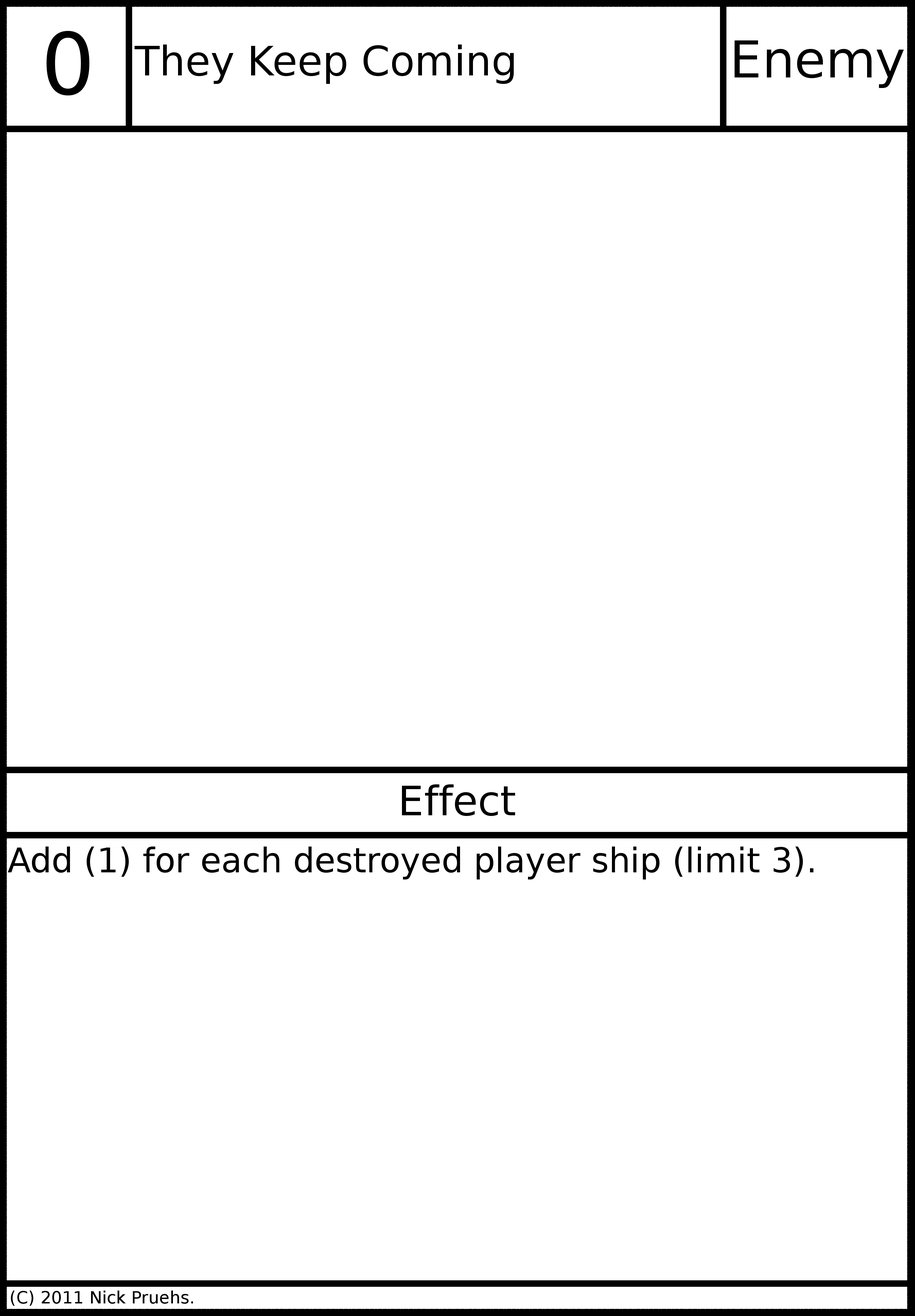
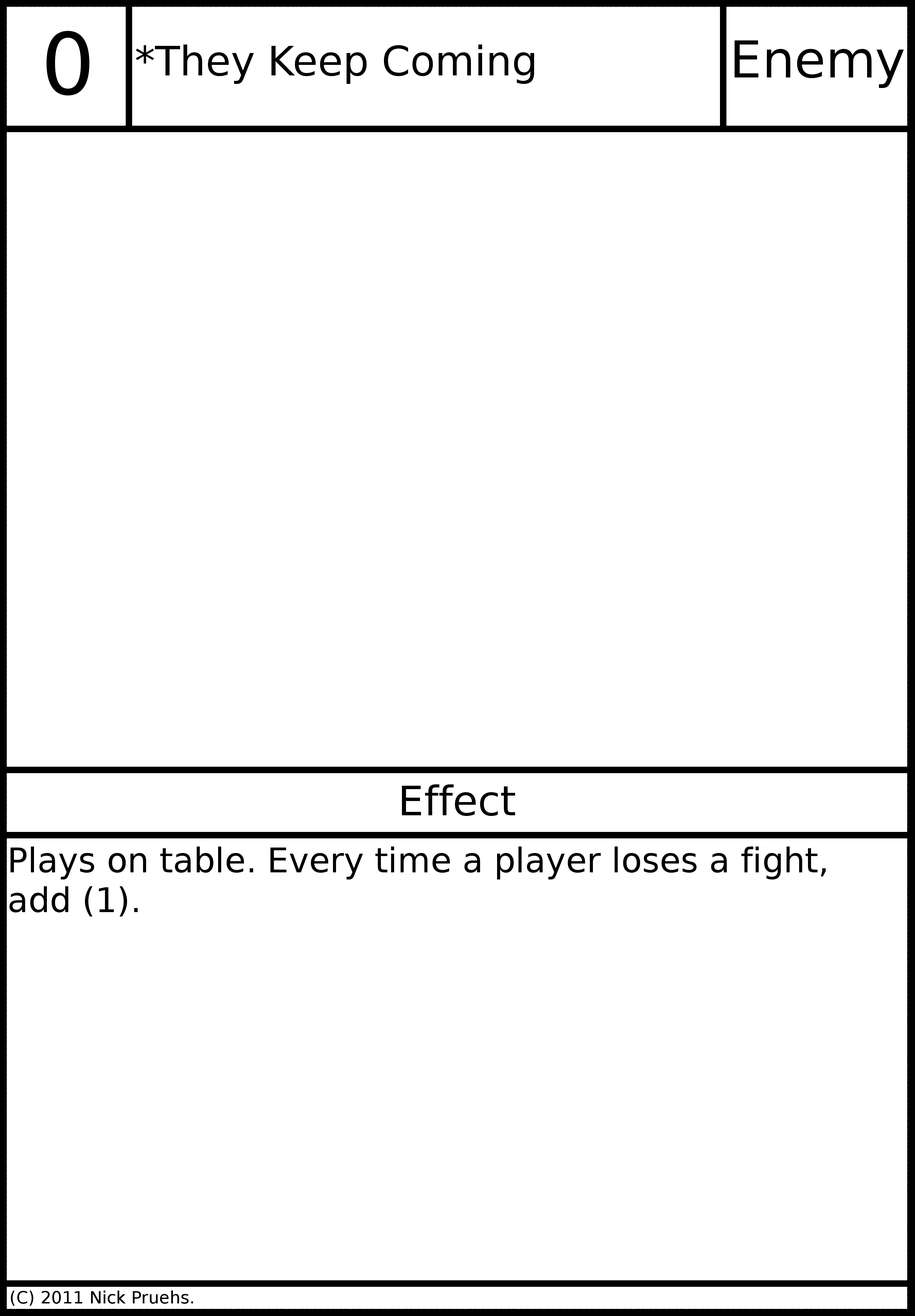
Two versions of the same layered image (w=915, h=1316). Layer-by-layer changes:
painted on "Card Name" over [134, 44, 534, 84]
painted on "Card Text" over [7, 846, 826, 917]
